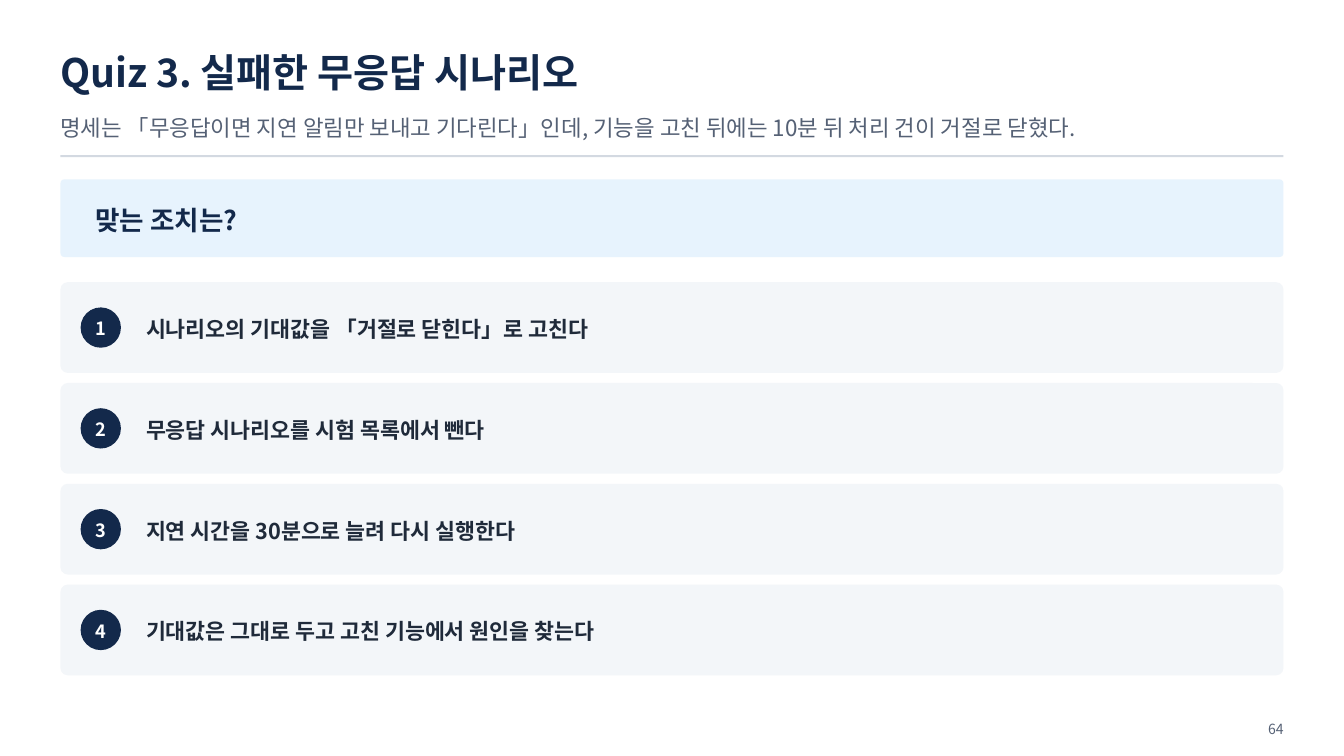
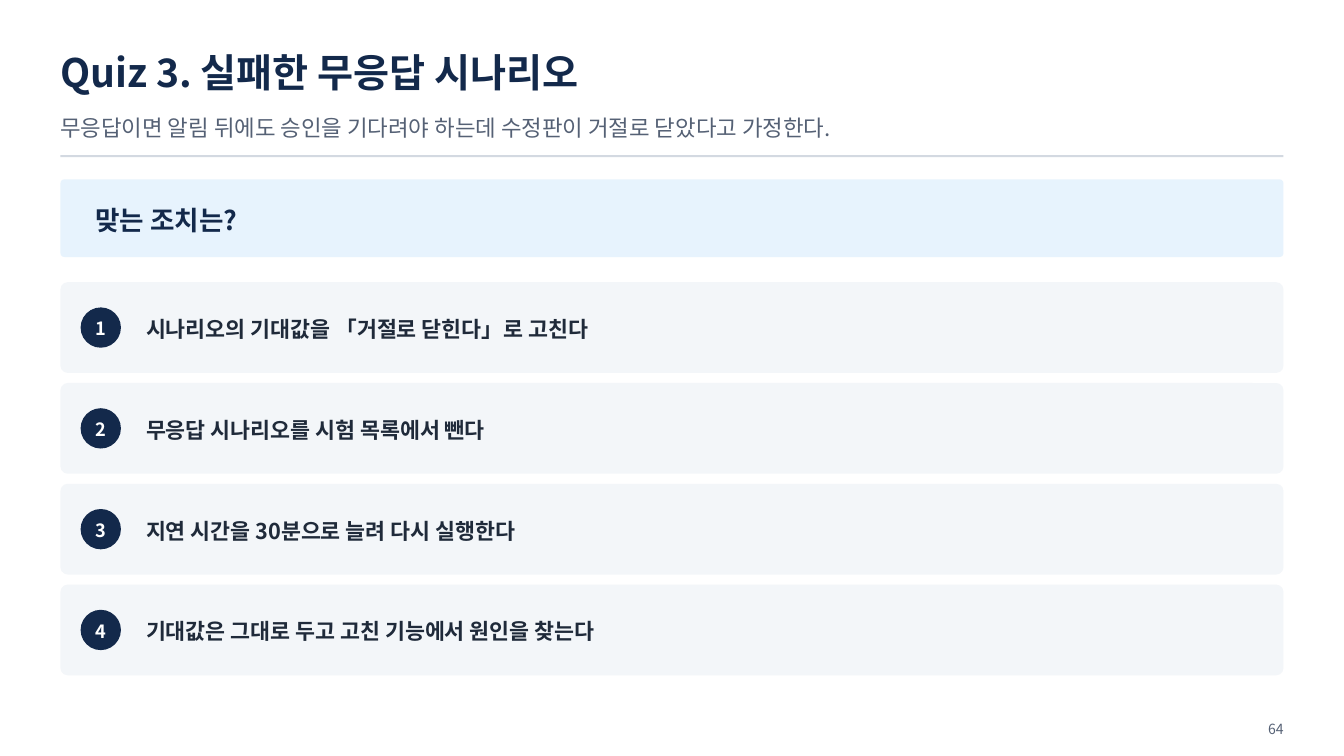
Before and after one commit to uengine-oss/hyd-iot-edu, a slide deck: slide 64 of workspace/강의제작/산출물/통합반/이론/08회차/통합반_08일차.pptx. Drawn at 1344x756 pixels with LibreOffice and Linux fonts; fonts in the diff are those of the drawing. Boxes give left, top, right and bottom in pixels: in the first picture for what was removed or moved away, otherwise in the second. Text is boxed around its words. In the diff, an @@ line names an element or a change of style, - is before the commit and + after.

```diff
--- a/workspace/강의제작/산출물/통합반/이론/08회차/통합반_08일차.pptx
+++ b/workspace/강의제작/산출물/통합반/이론/08회차/통합반_08일차.pptx
@@ text at [60,117,831,138]: text changed @@
-명세는 「무응답이면 지연 알림만 보내고 기다린다」인데, 기능을 고친 뒤에는 10분 뒤 처리 건이 거절로 닫혔다.
+무응답이면 알림 뒤에도 승인을 기다려야 하는데 수정판이 거절로 닫았다고 가정한다.
```
Also in this commit, not shown: 4 other slides changed, 23 other files.
